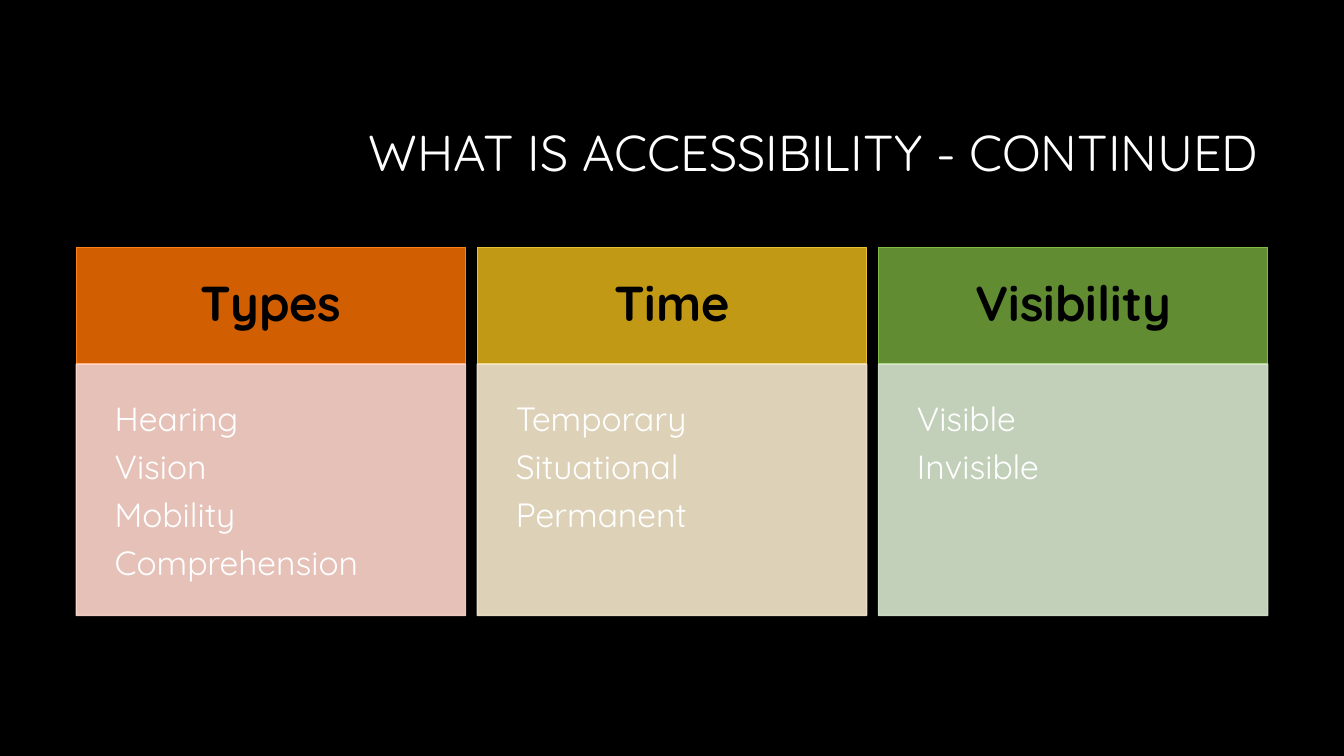
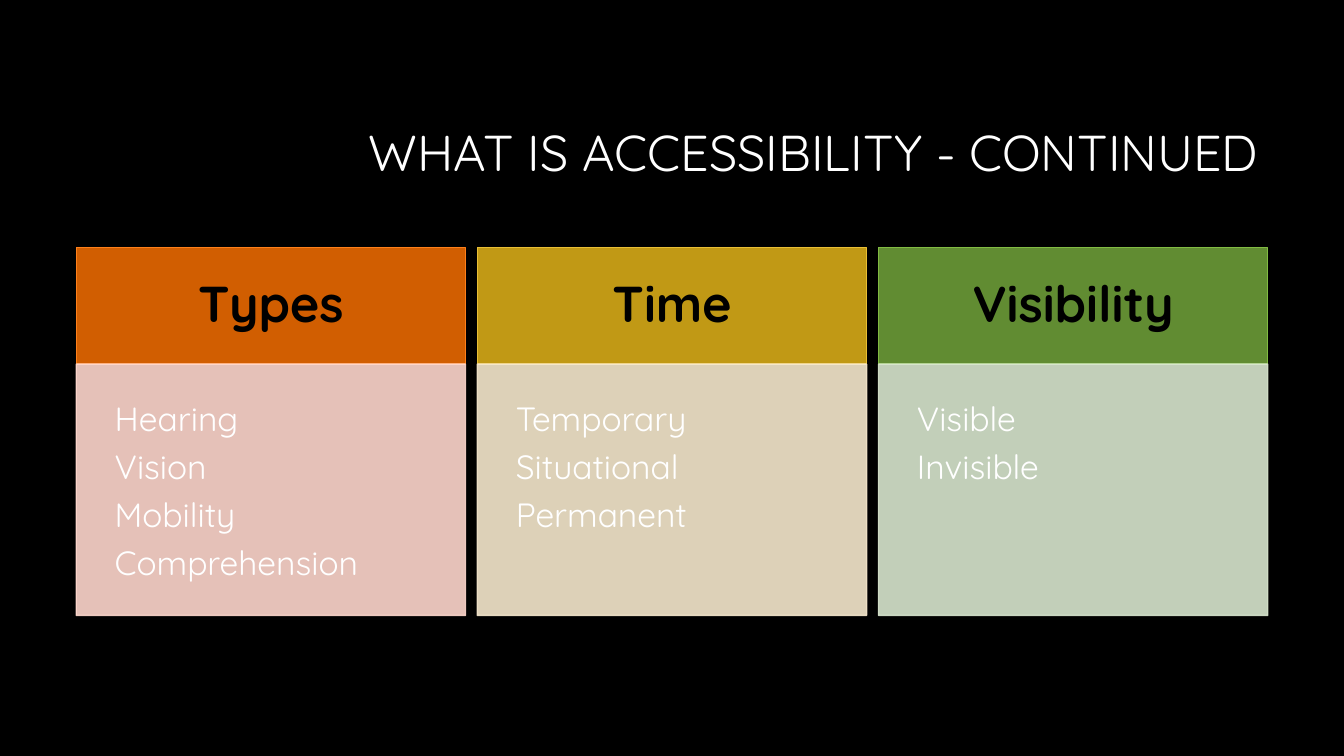
Before and after one commit to CorgiDev/A11y-Materials, a slide deck: slide 4 of Presenations/2023 Presentations/AccessibilityTesting101.pptx. Drawn at 1344x756 pixels with LibreOffice and Linux fonts; fonts in the diff are those of the drawing; background and template pictures are left out. Boxes give left, top, right and bottom in pixels: in the first picture for what was removed or moved away, otherwise in the second. Text is boxed around its words. In the diff, an @@ line names an element or a change of style, - is before the commit and + after.

```diff
--- a/Presenations/2023 Presentations/AccessibilityTesting101.pptx
+++ b/Presenations/2023 Presentations/AccessibilityTesting101.pptx
@@ size 35 to 36 pt in 3 elements at [198, 286, 344, 332], [612, 286, 731, 323], [973, 285, 1174, 332] @@
```
Also in this commit, not shown: 3 other slides changed, 2 other files.
